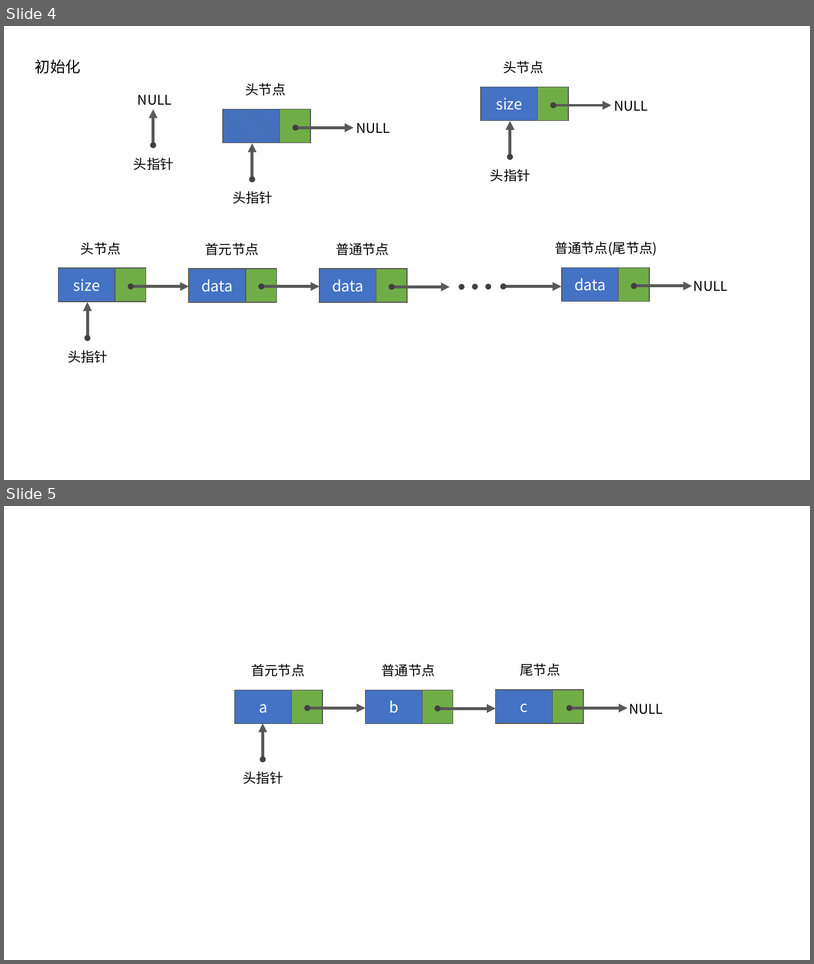
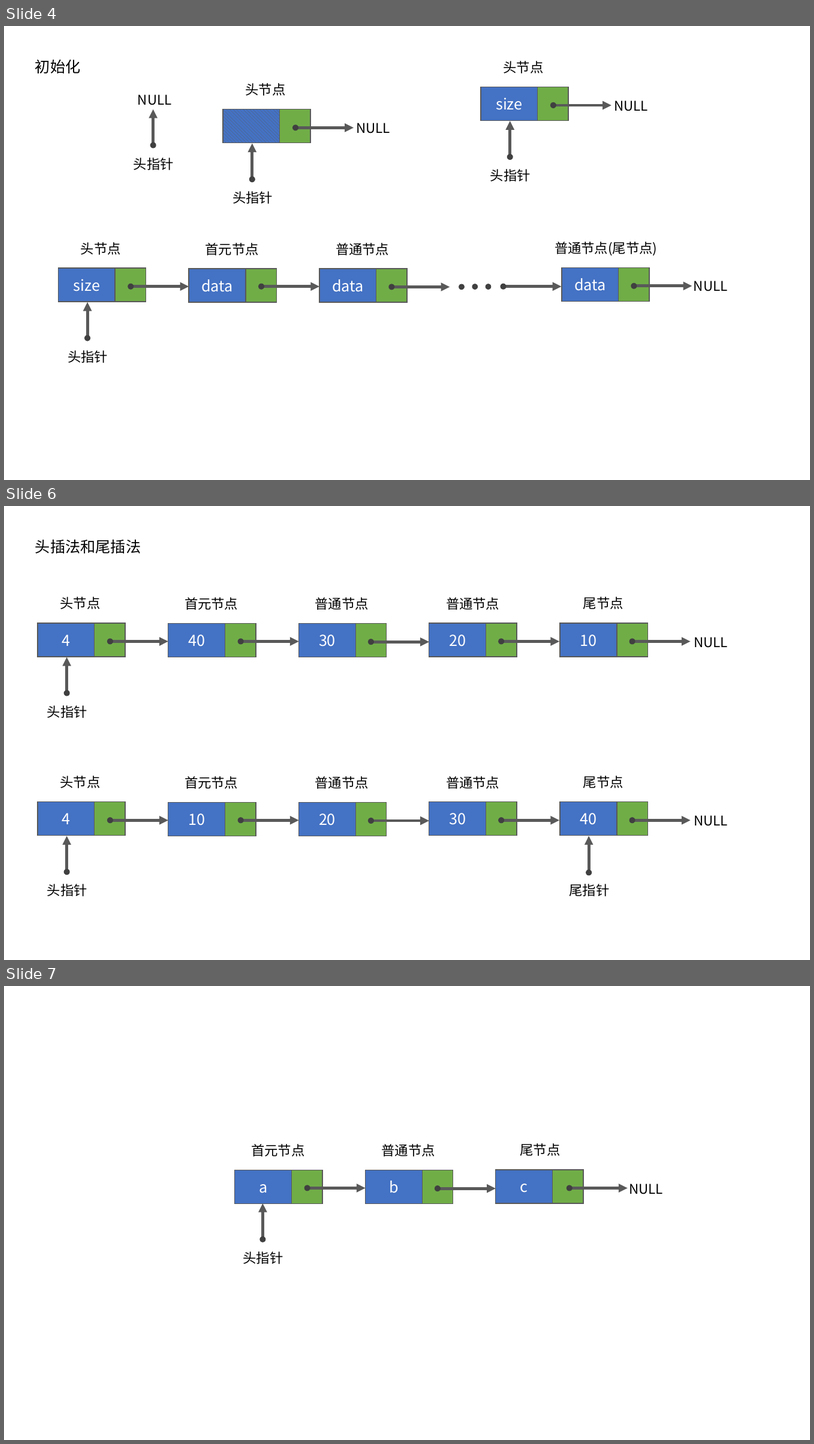
Before and after one commit to vistar-terry/algorithm-cradle, a slide deck: data-structure-and-algorithm/2.线性表/线性表示意图.pptx. Shown one above the other, each under a label of ours: slides 4 and 5 before the commit, slides 4, 6 and 7 after it; the slides between them are not shown. The pictures are 814x964 and 814x1444 pixels, drawn with LibreOffice and Linux fonts; fonts in the diff are those of the drawing. Boxes give left, top, right and bottom in pixels: in the first picture for what was removed or moved away, otherwise in the second. Text is boxed around its words. In the diff, an @@ line names an element or a change of style, - is before the commit and + after.

```diff
--- a/data-structure-and-algorithm/2.线性表/线性表示意图.pptx
+++ b/data-structure-and-algorithm/2.线性表/线性表示意图.pptx
@@ slide 6 added at [4,506,810,960], background #FFFFFF @@
@@ text added at [35,539,141,553], 18 pt, text #000000 @@
+头插法和尾插法
@@ group added at [38,597,728,718]: 10 rectangles, 7 texts, 6 arrows, 6 ellipses @@
+40
+30
+4
+头指针
+头节点
+首元节点
+普通节点
+尾节点
+20
+NULL
+10
+普通节点
@@ group added at [38,775,728,896]: 10 rectangles, 8 texts, 7 arrows, 7 ellipses @@
+10
+20
+4
+头指针
+头节点
+首元节点
+普通节点
+尾节点
+30
+NULL
+40
+普通节点
+尾指针
@@ what was slide 5 is now slide 7 @@
```
Also in this commit, not shown: 1 other slide added, 5 other files.
